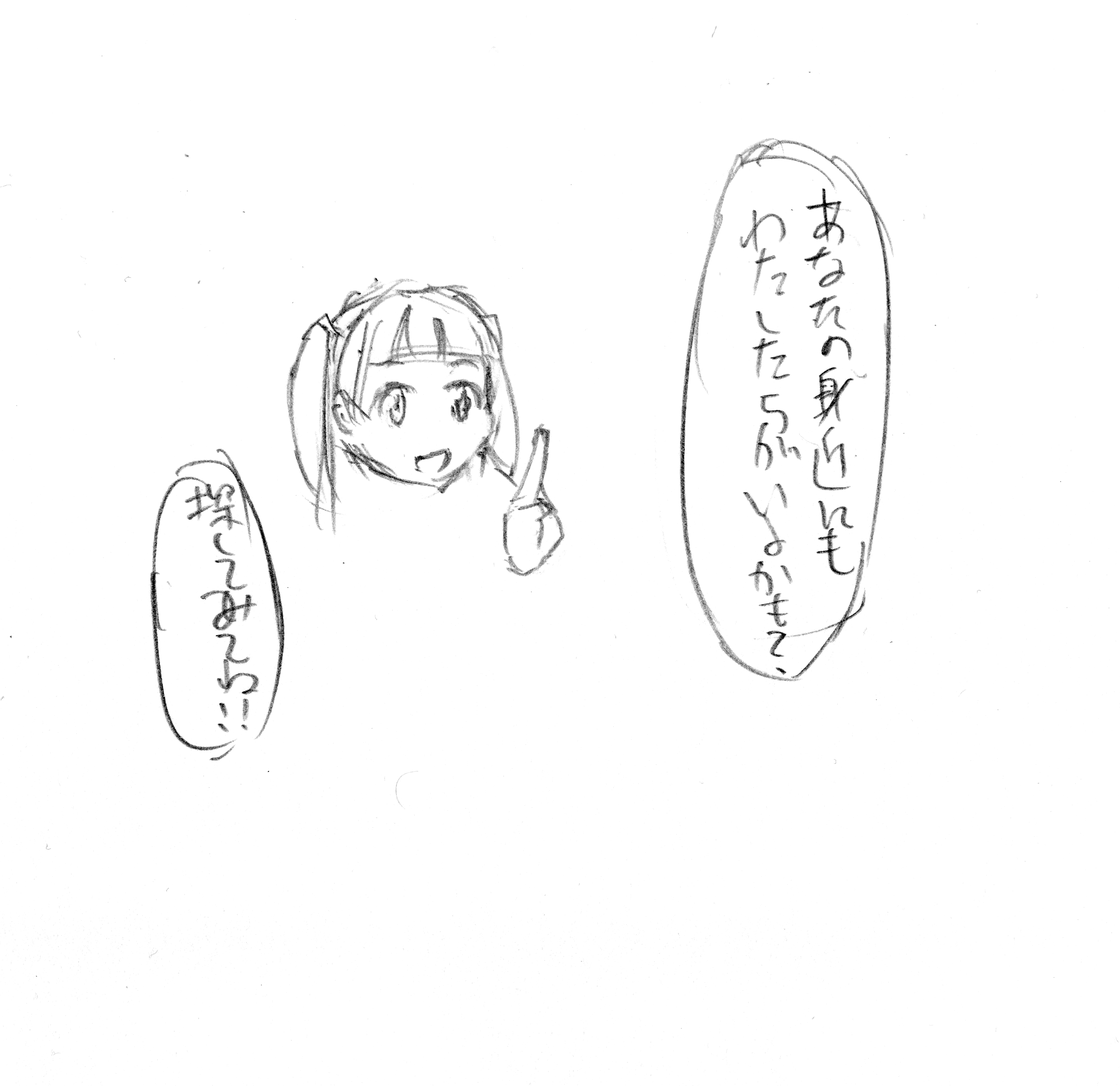
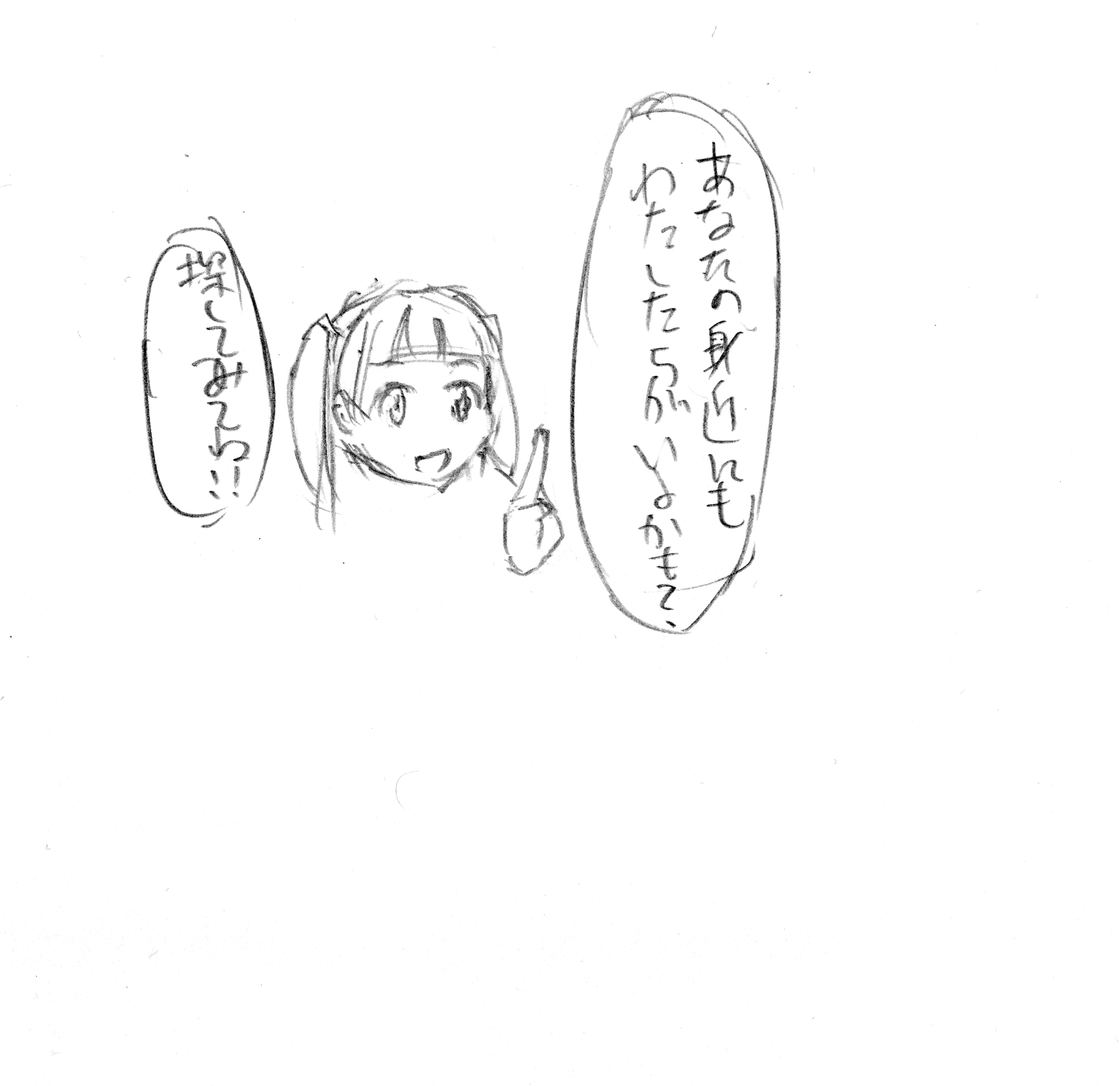
Two versions of the same layered image (w=1120, h=1086). Layer-by-layer changes:
added layer "レイヤー 1" (multiply) above "レイヤー 2" over [534, 48, 815, 669]
added layer "レイヤー 2" (multiply) above "レイヤー 0" over [96, 204, 308, 590]
added layer "レイヤー 0" over [96, 48, 925, 820]
